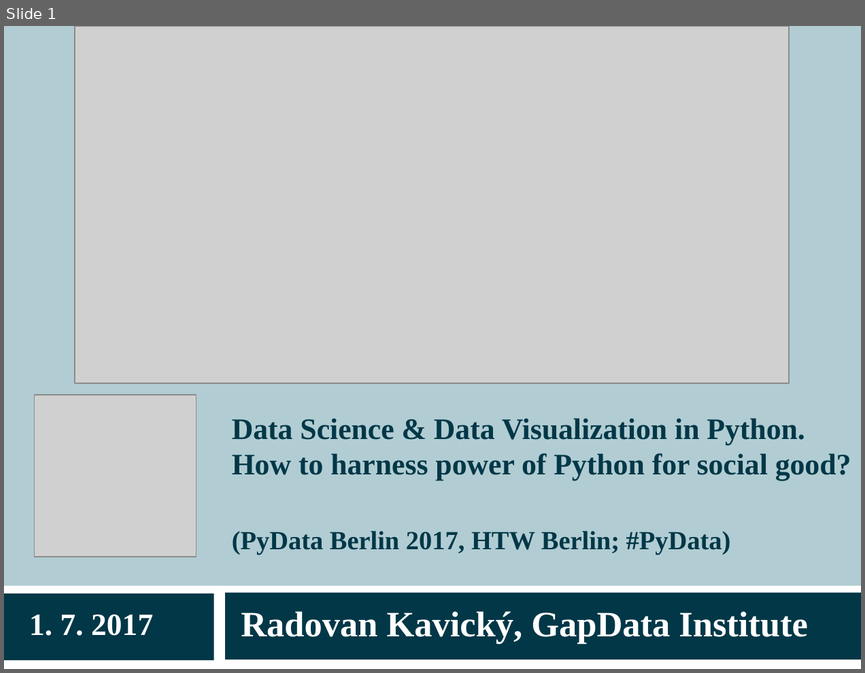
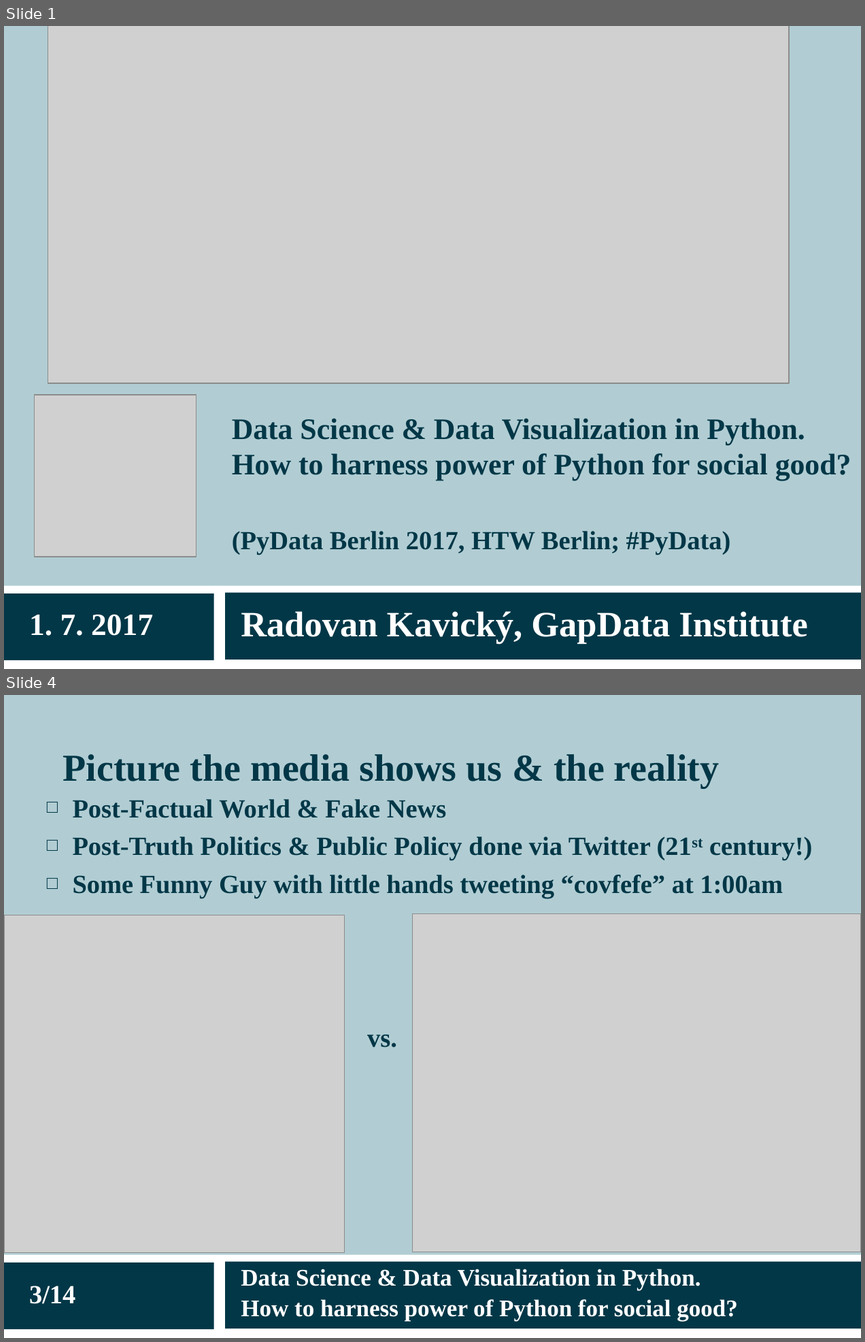
Before and after one commit to radovankavicky/PyDataBerlin2017, a slide deck: present/pydata2017berlin_datascience_final.ppt. Shown one above the other, each under a label of ours: slide 1 before the commit, slides 1 and 4 after it; the slides between them are not shown. The pictures are 865x673 and 865x1342 pixels, drawn with LibreOffice and Linux fonts; fonts in the diff are those of the drawing; grey boxes stand for pictures. Boxes give left, top, right and bottom in pixels: in the first picture for what was removed or moved away, otherwise in the second. Text is boxed around its words. In the diff, an @@ line names an element or a change of style, - is before the commit and + after.

```diff
--- a/present/pydata2017berlin_datascience_final.ppt
+++ b/present/pydata2017berlin_datascience_final.ppt
@@ slide 4 added at [4, 695, 861, 1338], background #B1CDD3; not listed: 3 template elements that a slide beside it also shows @@
@@ title added at [63, 754, 719, 788], 32 pt, text #023747, bold @@
+Picture the media shows us & the reality
@@ text added at [73, 799, 812, 898], 22 pt, text #023747, bold @@
+  □ Post-Factual World & Fake News
+  □ Post-Truth Politics & Public Policy done via Twitter (21st century!)
+  □ Some Funny Guy with little hands tweeting “covfefe” at 1:00am
@@ picture added at [4, 915, 345, 1253] @@
@@ picture added at [412, 913, 861, 1251] @@
@@ text added at [367, 1034, 397, 1047], 22 pt, text #023747, bold @@
+  vs.
@@ text added at [29, 1285, 75, 1304], 22 pt, text #FFFFFF, bold @@
+3/14
@@ text added at [241, 1268, 738, 1321], 20 pt, text #FFFFFF, bold @@
+Data Science & Data Visualization in Python.
+How to harness power of Python for social good?
@@ slide 1 changed as well @@
@@ picture: place and size @@
-picture at [75, 26, 789, 383]
+picture at [48, 26, 789, 382]
```
Also in this commit, not shown: 3 other slides changed, 13 other slides added, 7 slides removed, 2 other files.
